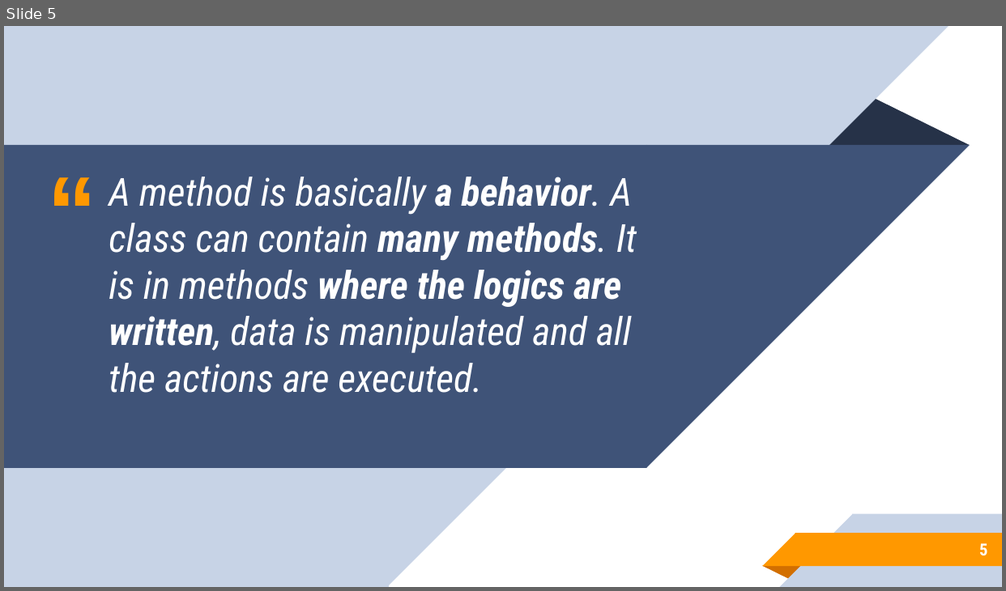
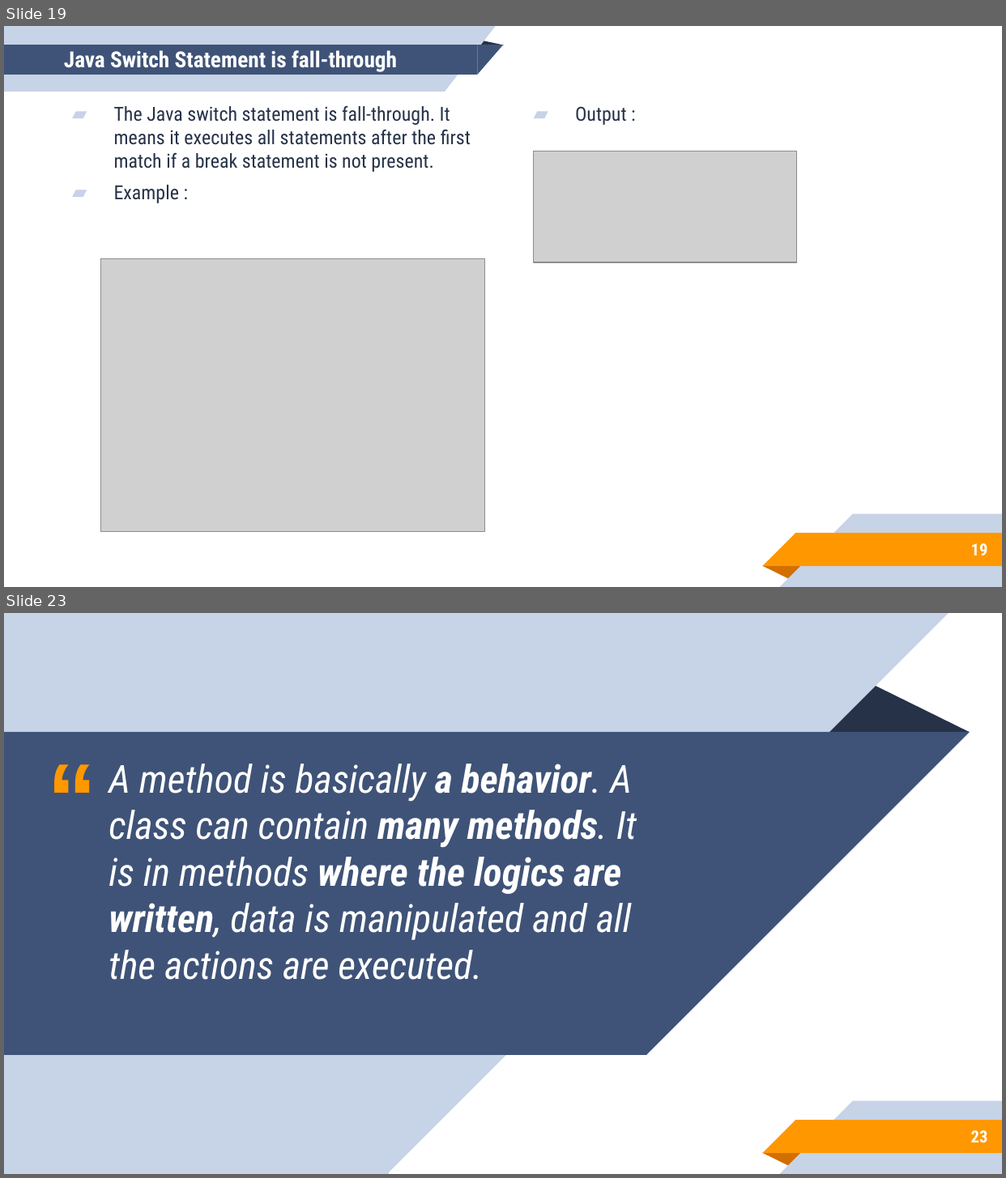
Before and after one commit to aronipurwanto/materi-xa, a slide deck: java/java-logic/Slide-Java-Logic-02.pptx. Shown one above the other, each under a label of ours: slide 5 before the commit, slides 19 and 23 after it; the slides between them are not shown. The pictures are 1006x591 and 1006x1178 pixels, drawn with LibreOffice and Linux fonts; fonts in the diff are those of the drawing; grey boxes stand for pictures. Boxes give left, top, right and bottom in pixels: in the first picture for what was removed or moved away, otherwise in the second. Text is boxed around its words. In the diff, an @@ line names an element or a change of style, - is before the commit and + after.

```diff
--- a/java/java-logic/Slide-Java-Logic-02.pptx
+++ b/java/java-logic/Slide-Java-Logic-02.pptx
@@ slide 19 added at [4,26,1002,587], background #FFFFFF; not listed: 5 template elements that a slide beside it also shows @@
@@ group added at [4,26,504,92]: 2 rectangles, 2 right triangles, 1 triangle @@
@@ title added at [64,50,397,72], 16 pt, text #FFFFFF, bold @@
+Java Switch Statement is fall-through
@@ text added at [114,106,471,203], 14 pt, text #263248 @@
+▰ The Java switch statement is fall-through. It means it executes all statements after the first match if a break statement is not present.
+▰ Example :
@@ text added at [575,106,627,125], 14 pt, text #263248 @@
+▰ Output :
@@ picture added at [534,152,797,263] @@
@@ picture added at [101,259,485,532] @@
@@ page number added at [971,544,988,556], 12 pt, text #FFFFFF, bold @@
+19
@@ what was slide 5 is now slide 23 @@
@@ page number at [971,1131,988,1144]: text changed @@
-5
+23
```
Also in this commit, not shown: 6 slides changed, 18 other slides added, 1 slide removed, 16 other files.
